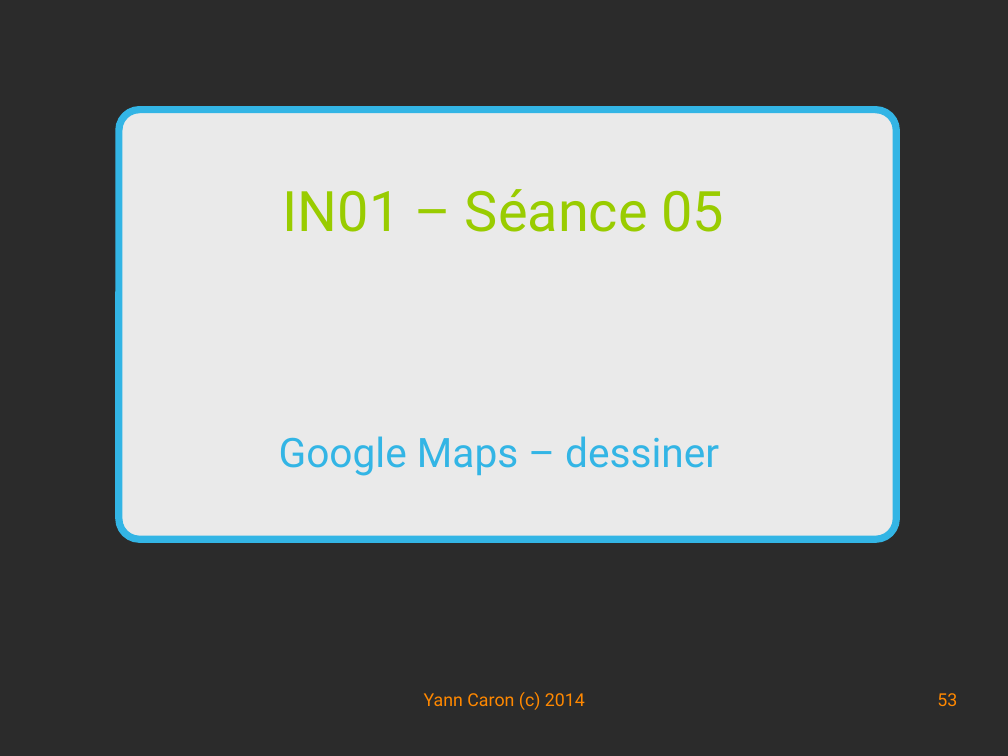
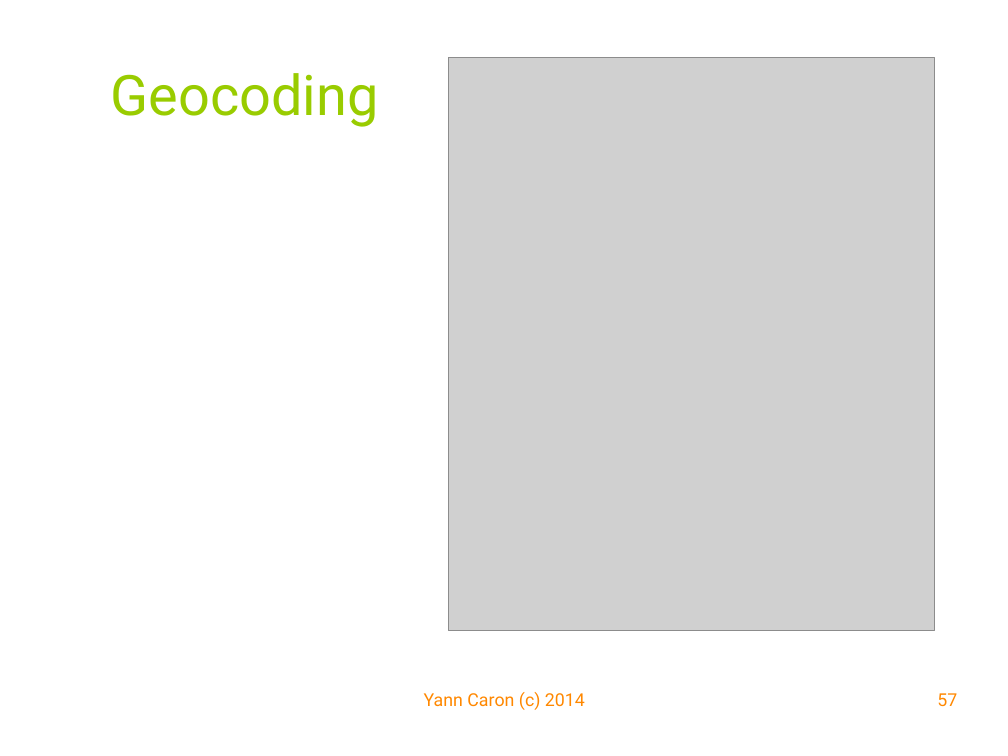
Before and after one commit to YannCaron/Android-ENSG, a slide deck: slide 57 of 05 - Google Map.odp (slide 53 before the commit). Drawn at 1008x756 pixels with LibreOffice and Linux fonts; fonts in the diff are those of the drawing; grey boxes stand for pictures; background and template pictures are left out; a plain dark background stands for a picture behind light text. Boxes give left, top, right and bottom in pixels: in the first picture for what was removed or moved away, otherwise in the second. Text is boxed around its words. In the diff, an @@ line names an element or a change of style, - is before the commit and + after.

Commit message:
Issur #13 Google Map API

```diff
--- a/05 - Google Map.odp
+++ b/05 - Google Map.odp
@@ background picture (left out) to #FFFFFF @@
@@ picture added at (448, 58, 935, 631) @@
@@ title added at (111, 73, 379, 127), 44 pt, text #99CC00 @@
+Geocoding
@@ rounded rectangle removed at (119, 110, 896, 540) @@
@@ title removed at (283, 189, 725, 232) @@
-IN01 – Séance 05
@@ subtitle removed at (279, 436, 719, 476) @@
-Google Maps – dessiner
@@ page number at (937, 693, 957, 706): text changed @@
-53
+57
```
Also in this commit, not shown: 6 other slides changed, 11 slides added, 3 slides removed, 2 other files.
